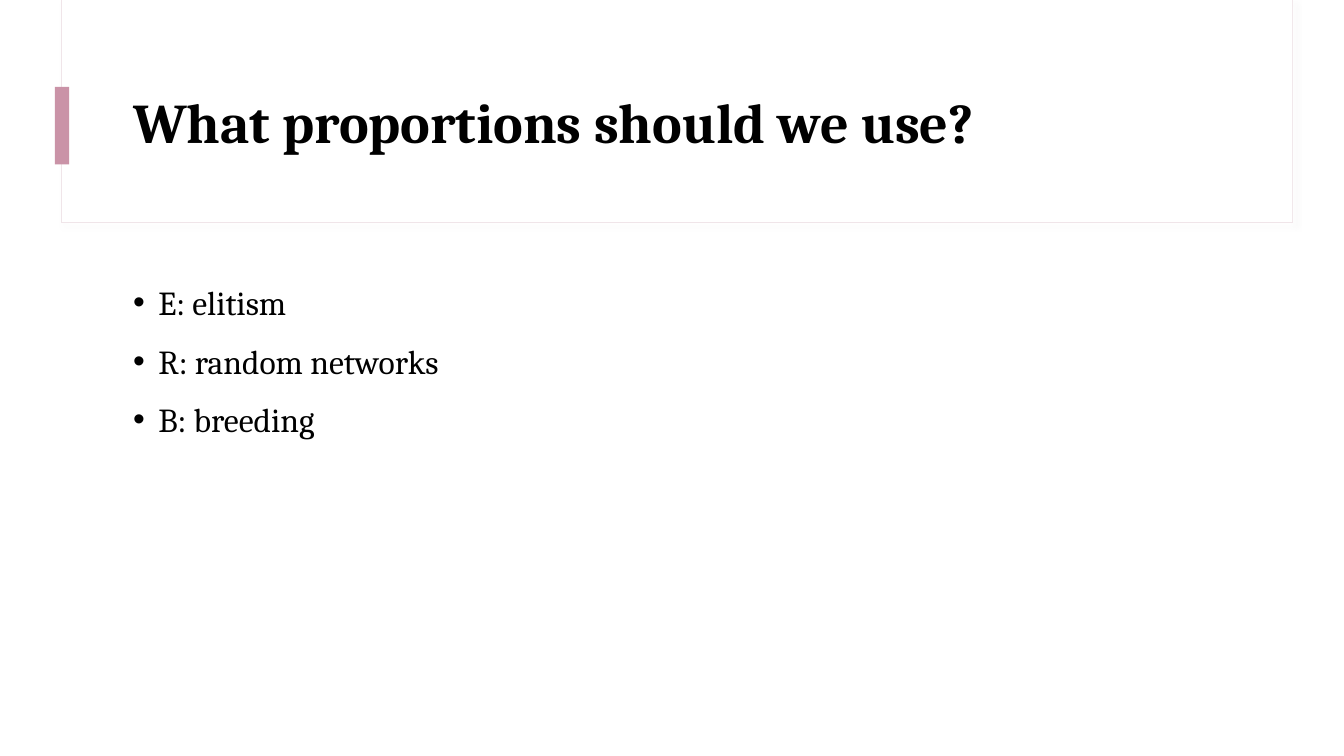
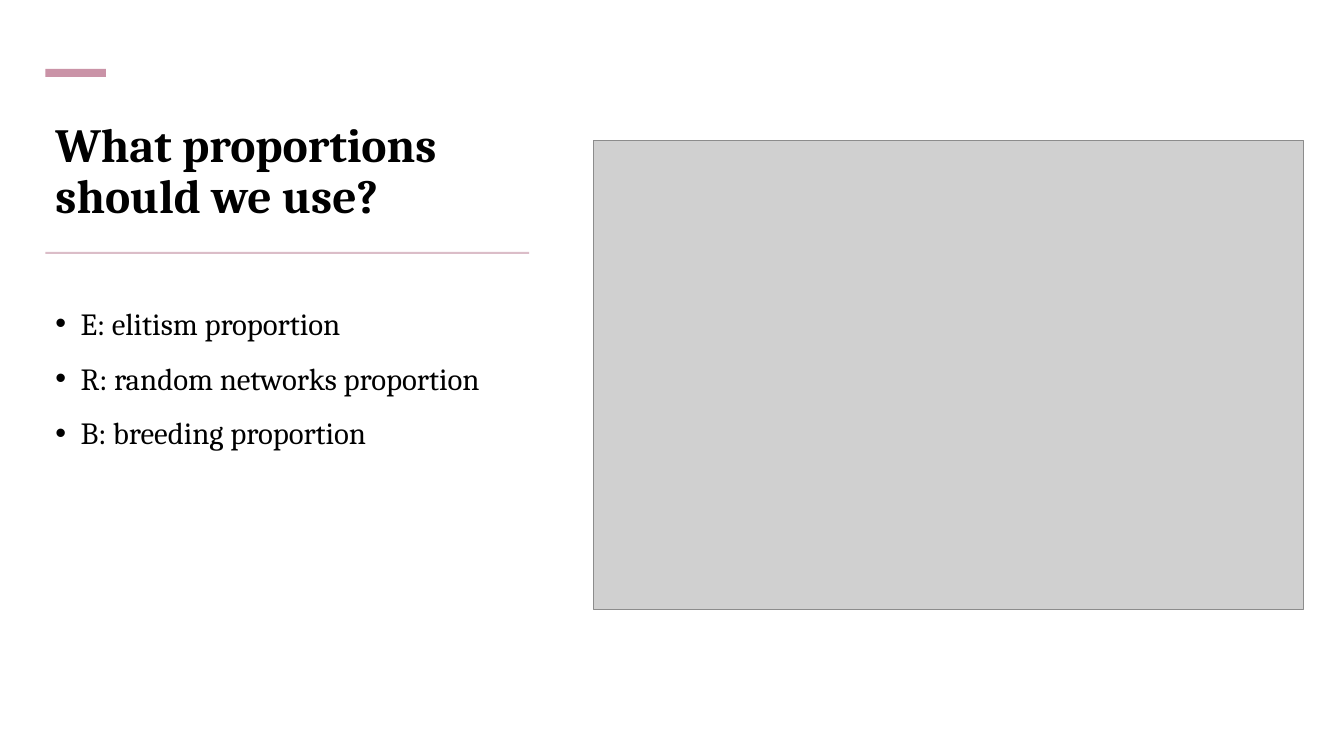
Before and after one commit to lucabonengel/FlappyProject, a slide deck: slide 16 of slides.pptx (slide 8 before the commit). Drawn at 1344x756 pixels with LibreOffice and Linux fonts; fonts in the diff are those of the drawing; grey boxes stand for pictures. Boxes give left, top, right and bottom in pixels: in the first picture for what was removed or moved away, otherwise in the second. Text is boxed around its words. In the diff, an @@ line names an element or a change of style, - is before the commit and + after.

```diff
--- a/slides.pptx
+++ b/slides.pptx
@@ rectangle added at (x1=0, y1=0, x2=1344, y2=756), fill #FFFFFF @@
@@ rectangle added at (x1=45, y1=69, x2=106, y2=77), fill #CA93A7 @@
@@ rectangle removed at (x1=55, y1=87, x2=70, y2=164) @@
@@ title "What proportions should we use?" moved from (x1=133, y1=104, x2=974, y2=155) to (x1=55, y1=129, x2=436, y2=214) @@
@@ title "What proportions should we use?" at (x1=55, y1=129, x2=436, y2=214): size 40 to 34 pt; vertical alignment middle to bottom @@
@@ picture added at (x1=594, y1=141, x2=1304, y2=610) @@
@@ rectangle added at (x1=45, y1=252, x2=529, y2=254), fill #DBBDC8 @@
@@ text at (x1=81, y1=313, x2=480, y2=451): text changed; size 24 to 22 pt @@
-• E: elitism
-• R: random networks
-• B: breeding
+• E: elitism proportion
+• R: random networks proportion
+• B: breeding proportion
```
Also in this commit, not shown: 10 other slides changed, 11 slides added, 5 other files.
